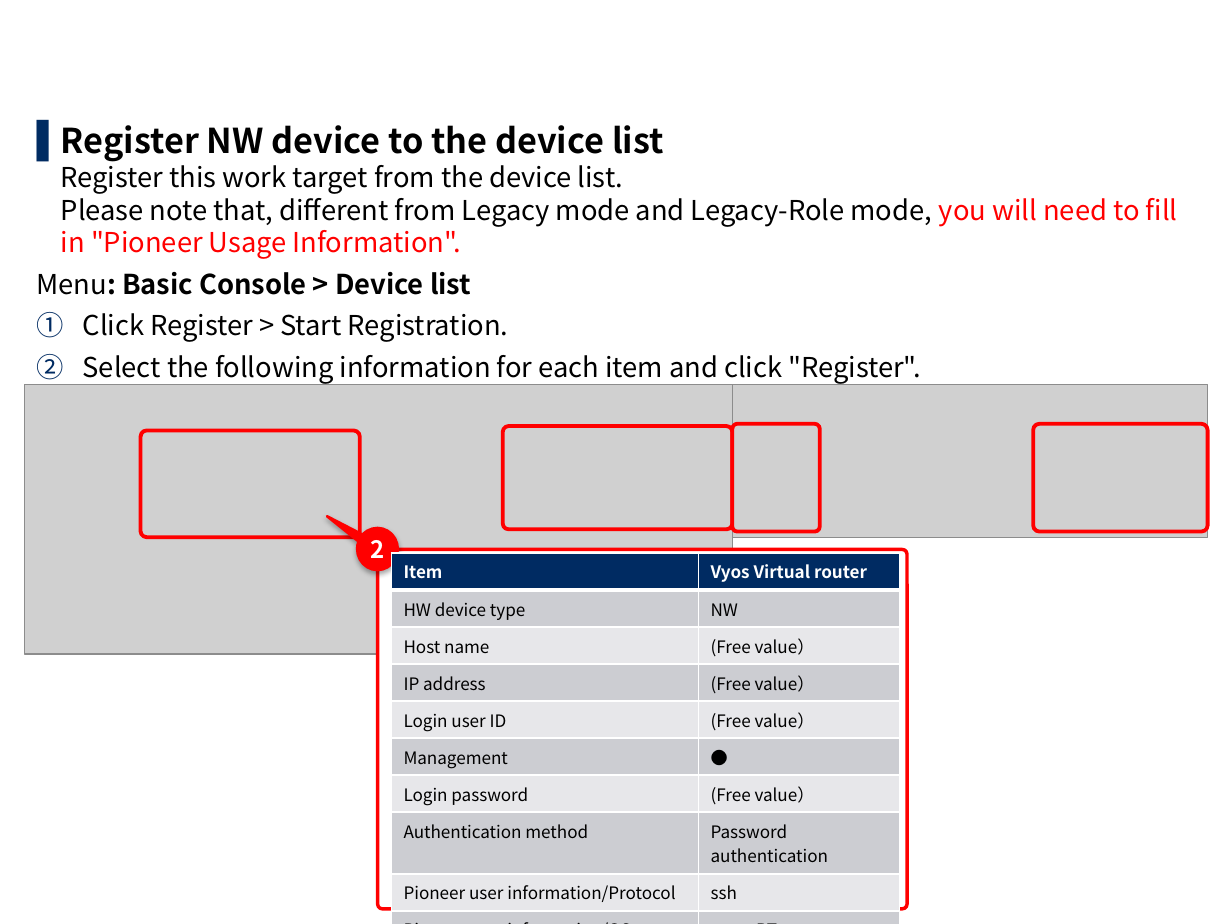
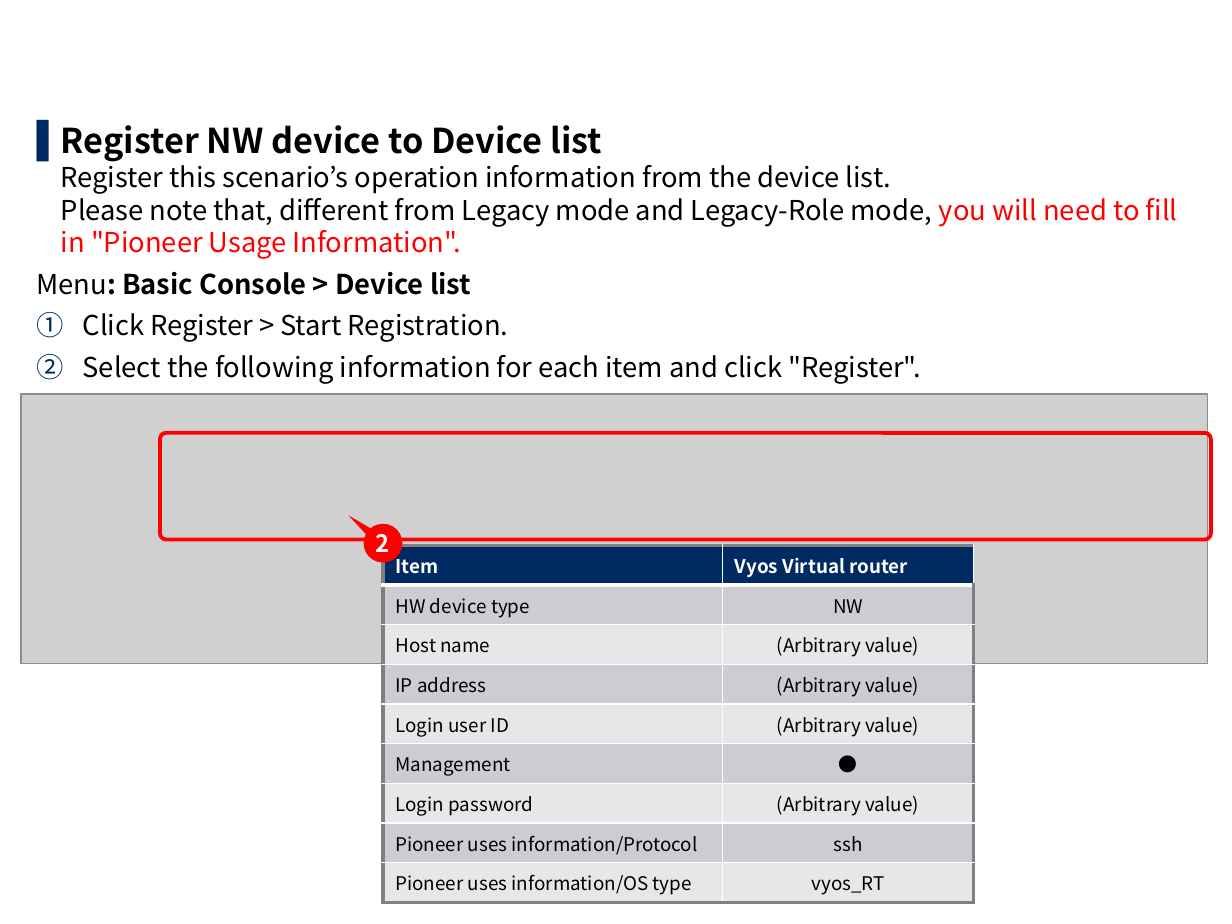
Before and after one commit to exastro-suite/it-automation-docs, a slide deck: slide 59 of asset/Learn/ITA-Ansible-Driver_en_practice.pptx (slide 56 before the commit). Drawn at 1232x924 pixels with LibreOffice and Linux fonts; fonts in the diff are those of the drawing; grey boxes stand for pictures; background and template pictures are left out. Boxes give left, top, right and bottom in pixels: in the first picture for what was removed or moved away, otherwise in the second. Text is boxed around its words. In the diff, an @@ line names an element or a change of style, - is before the commit and + after.

```diff
--- a/asset/Learn/ITA-Ansible-Driver_en_practice.pptx
+++ b/asset/Learn/ITA-Ansible-Driver_en_practice.pptx
@@ text at (61,125,1178,259): text changed @@
-▌ Register NW device to the device list
-  Register this work target from the device list.
-  Please note that, different from Legacy mode and Legacy-Role mode, you will need to fill in "Pioneer Usage Information".
+▌ Register NW device to Device list
+  Register this scenario’s operation information from the device list.
+  Please note that, different from Legacy mode and Legacy-Role mode, you will need to fill in "Pioneer Usage Information".
@@ picture removed at (733,384,1209,537) @@
@@ picture: place and size @@
-picture at (25,384,733,654)
+picture at (21,394,1207,664)
@@ rounded rectangle: place and size @@
-rounded rectangle at (140,430,360,537)
+rounded rectangle at (160,432,1211,540)
@@ rounded rectangle removed at (503,426,732,530) @@
@@ rounded rectangle removed at (732,424,819,531) @@
@@ rounded rectangle removed at (1034,424,1209,531) @@
@@ speech bubble "2": place and size @@
-speech bubble "2" at (357,529,398,570)
+speech bubble "2" at (363,524,402,562)
@@ speech bubble "2" at (363,524,402,562): outline #FF0000 1.5 pt to none; shadow off; proportions changed @@
@@ rounded rectangle removed at (378,549,908,909) @@
@@ table at (383,546,975,899) @@
-row 3, column 2: (Free value）
+row 3, column 2: (Arbitrary value)
-row 4, column 2: (Free value）
+row 4, column 2: (Arbitrary value)
-row 5, column 2: (Free value）
+row 5, column 2: (Arbitrary value)
-row 7: Login password | (Free value）
-row 8: Authentication method | Password authentication
-row 9: Pioneer user information/Protocol | ssh
-row 10: Pioneer user information/OS type | vyos_RT
+row 7: Login password | (Arbitrary value)
+row 8: Pioneer uses information/Protocol | ssh
+row 9: Pioneer uses information/OS type | vyos_RT
@@ table: place and size @@
-table at (392,553,899,906)
+table at (383,546,975,899)
```
Also in this commit, not shown: 61 other slides changed, 3 slides added, 7 other files.
